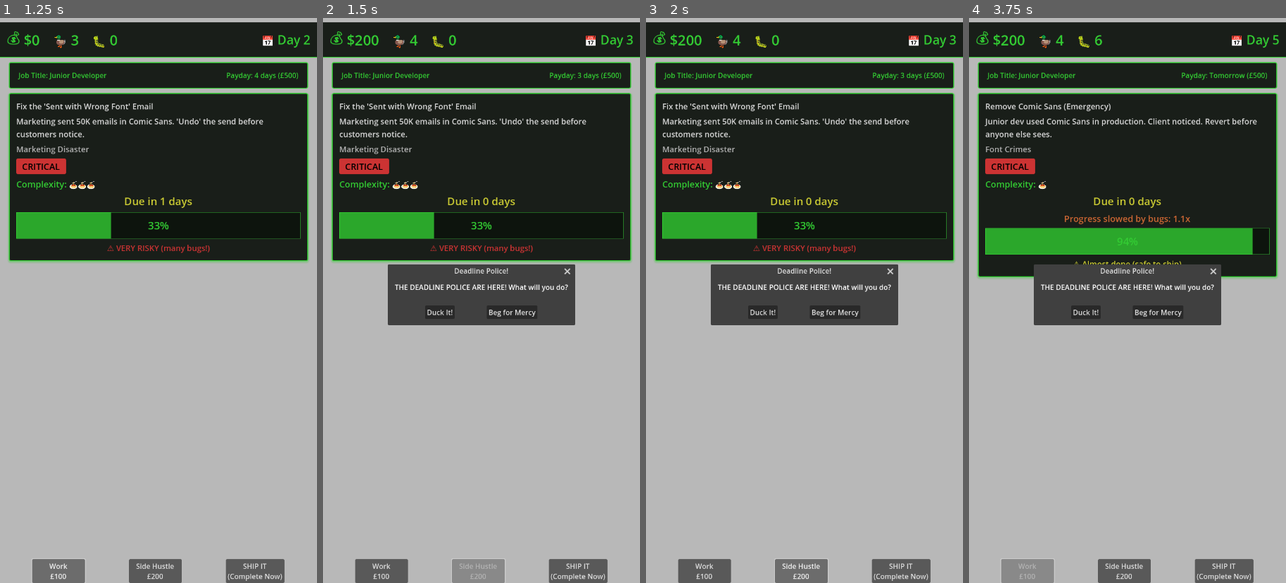
Above: before the commit, frames 1-4 (left to right).
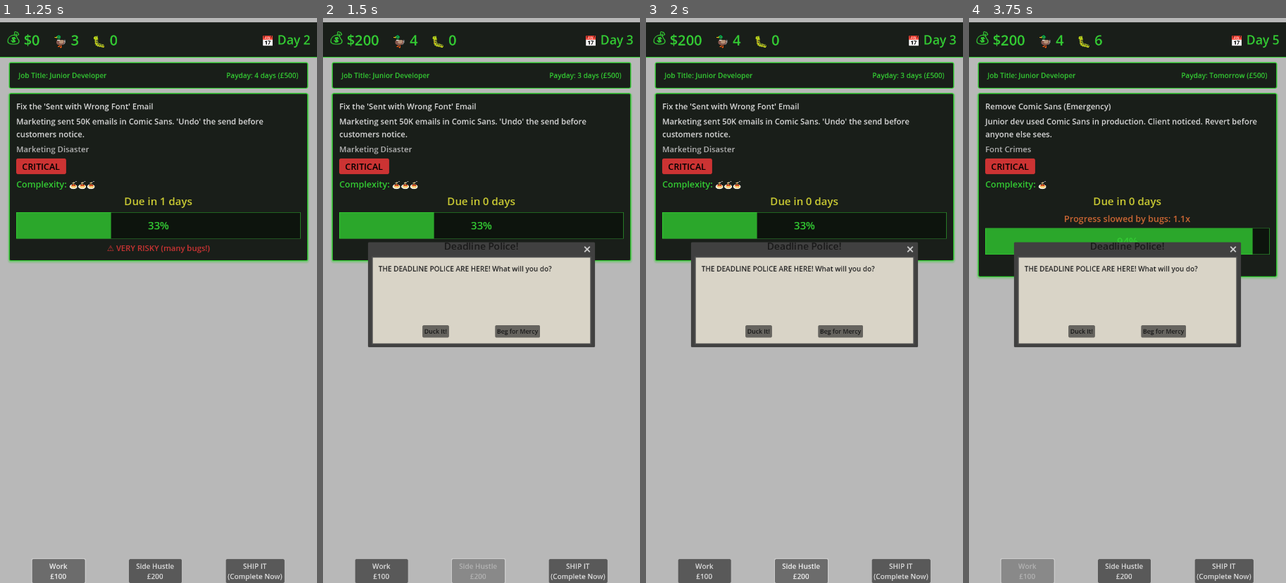
Above: after the commit, the same moments.

Repository: lmchoi/alt-f-this
Game: Godot game, scene res://scenes/game_ui.tscn
The game is run twice, just before and just after one commit, with the same random seed, the same clock (stepped at 60 frames per second) and the same inputs.
Inputs:
- Up to frame 1 (1.25 s): click "Work £100" at 0.5 s
- Up to frame 2 (1.5 s): click "Side Hustle £200" at 1.25 s
- Up to frame 3 (2 s): no input
- Up to frame 4 (3.75 s): click "SHIP IT (Complete Now)" at 2 s; click "Duck It!" at 2.75 s; click "Work £100" at 3.5 s

Frame 1 is identical in both runs. In frame 2, 13% of the frame differs, in the area x 14-86%, y 39-59%; in frame 3, 13%; in frame 4, 13%.

Commit message:
Standardize dialog positioning, sizing, and styling with corporate theme
🤖 Generated with [Claude Code](https://claude.com/claude-code)

Co-Authored-By: Claude <noreply@anthropic.com>

Diff:
--- a/scenes/game_ui.tscn
+++ b/scenes/game_ui.tscn
@@ -6,6 +6,7 @@
 [ext_resource type="PackedScene" path="res://scenes/job_info.tscn" id="3_jobinfo"]
 [ext_resource type="PackedScene" path="res://scenes/task_panel.tscn" id="3_taskpanel"]
 [ext_resource type="PackedScene" uid="uid://b5nqygpy3h33x" path="res://scenes/dialogs/event_popup.tscn" id="4_u2dgd"]
+[ext_resource type="Theme" path="res://themes/dialog_theme.tres" id="5_dialog_theme"]
 [ext_resource type="Script" uid="uid://c6kb37pd6cpiu" path="res://scenes/dialogs/deadline_dialog.gd" id="6_djwj0"]
 [ext_resource type="Script" uid="uid://c21qcpvp6sbak" path="res://scenes/dialogs/completion_dialog.gd" id="7_completion"]
 [ext_resource type="Script" uid="uid://57tvoy16rd5j" path="res://scenes/dialogs/outage_dialog.gd" id="7_e0pfi"]
@@ -95,14 +96,23 @@
 
 [node name="DeadlineDialog" type="AcceptDialog" parent="."]
 initial_position = 1
+size = Vector2i(500, 200)
+theme = ExtResource("5_dialog_theme")
 script = ExtResource("6_djwj0")
 
 [node name="CompletionDialog" type="AcceptDialog" parent="."]
 initial_position = 1
+size = Vector2i(500, 200)
+theme = ExtResource("5_dialog_theme")
 script = ExtResource("7_completion")
 
 [node name="GameOverDialog" type="ConfirmationDialog" parent="."]
 initial_position = 1
+size = Vector2i(500, 200)
+theme = ExtResource("5_dialog_theme")
 
 [node name="OutageDialog" type="AcceptDialog" parent="."]
+initial_position = 1
+size = Vector2i(500, 200)
+theme = ExtResource("5_dialog_theme")
 script = ExtResource("7_e0pfi")
--- /dev/null
+++ b/themes/dialog_theme.tres
@@ -0,0 +1,33 @@
+[gd_resource type="Theme" load_steps=3 format=3]
+
+[sub_resource type="StyleBoxFlat" id="StyleBoxFlat_dialog_panel"]
+bg_color = Color(0.85, 0.83, 0.78, 1)
+border_width_left = 3
+border_width_top = 3
+border_width_right = 3
+border_width_bottom = 3
+border_color = Color(0.3, 0.3, 0.3, 1)
+corner_radius_top_left = 0
+corner_radius_top_right = 0
+corner_radius_bottom_right = 0
+corner_radius_bottom_left = 0
+content_margin_left = 16.0
+content_margin_top = 16.0
+content_margin_right = 16.0
+content_margin_bottom = 16.0
+
+[sub_resource type="StyleBoxFlat" id="StyleBoxFlat_title_panel"]
+bg_color = Color(0.65, 0.63, 0.58, 1)
+border_width_bottom = 2
+border_color = Color(0.3, 0.3, 0.3, 1)
+
+[resource]
+AcceptDialog/colors/title_color = Color(0.1, 0.1, 0.1, 1)
+AcceptDialog/constants/title_height = 48
+AcceptDialog/font_sizes/title_font_size = 22
+AcceptDialog/styles/panel = SubResource("StyleBoxFlat_dialog_panel")
+AcceptDialog/styles/title_panel = SubResource("StyleBoxFlat_title_panel")
+Label/colors/font_color = Color(0.15, 0.15, 0.15, 1)
+Label/font_sizes/font_size = 16
+Button/font_sizes/font_size = 14
+Button/colors/font_color = Color(0.1, 0.1, 0.1, 1)
Not shown: 1 places in scenes/game_ui.tscn that only renumber resources
